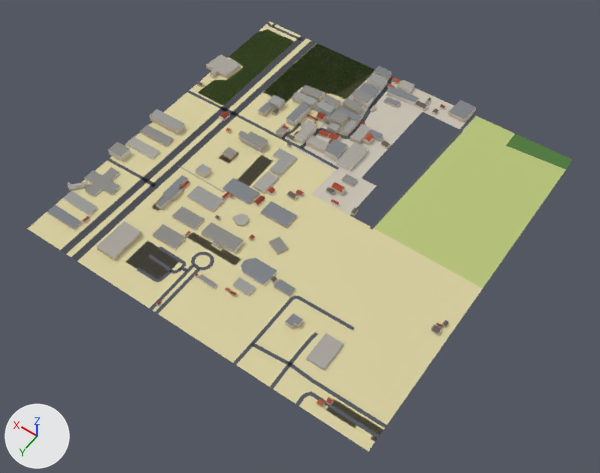
A saved change to the glTF model public/tiles/-3_2.lod0.glb.
Camera for both pictures: a 50 mm lens placed at (-397.0, 576.0, 805.0), pointed at (-16.0, 42.0, -35.0). Every picture has the same lights, and +X, +Y and +Z are marked at lower left. The older version comes first. Where no turn or scale is listed for an object, it has been applied to the vertices. Vertices at exactly the same position are counted once.

Objects in the first picture: 'buildings_roofs', 'buildings_walls', 'landuse', 'roads'.
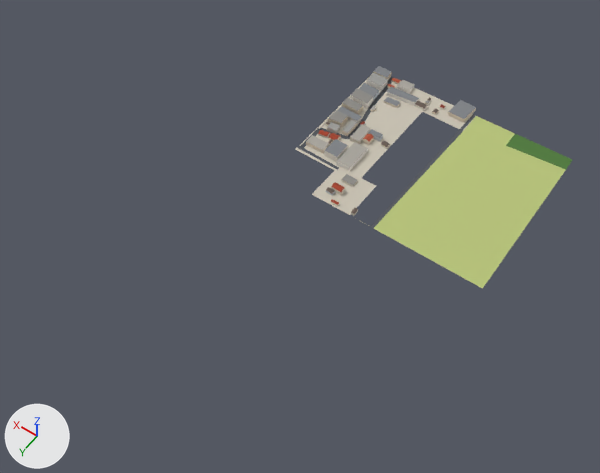
Where the newer file only moved an object's origin or applied its transform, the numbers keep the older frame.

What changed in the scene script:
```text
Change me_landuse:
    used by ob_landuse; location = (0.0, 0.0, 0.0)
    remove me_landuse.from_pydata(...)  # 90 vertices, 85 faces; spans x -250.0..250.0, y -250.0..250.0, z 0.0
    add me_landuse.from_pydata(...)  # 29 vertices, 35 faces; spans x -250.0..60.0, y -250.0..3.0, z 0.0
    me_landuse part 1: 7 loose pieces with 58 vertices, spanning x -250.0..250.0, y -234.0..237.0, z 0.0, are deleted
    me_landuse part 2
    9 vertices are removed from x -250.0..250.0, y -250.0..250.0, z 0.0
    27 faces are deleted
    1 vertex moves from x 76.0, y -171.0, z 0.0 to x 58.0, y -172.0, z 0.0
    6 vertices are added at (-4.0, -51.0, 0.0), (-250.0, 3.0, 0.0), (57.0, -250.0, 0.0), (32.0, -52.0, 0.0), (-10.0, 0.0, 0.0), (-65.0, 1.0, 0.0)
    21 new faces join them
Change me_roads:
    used by ob_roads; location = (1.0, 0.0, 0.0)
    verts and faces of me_roads; kept vertices keep their numbers, new ones are numbered from 239
    before: 125 (54.0, -56.0, 0.0) at pixel (299, 148), 127 (54.0, -61.0, 0.0) at pixel (301, 146), 128 (85.0, -56.0, 0.0) at pixel (281, 139), 129 (85.0, -60.0, 0.0) at pixel (283, 137), 130 (97.0, -56.0, 0.0) at pixel (274, 135)
    before: 131 (97.0, -60.0, 0.0) at pixel (276, 133), 132 (167.0, -56.0, 0.0) at pixel (233, 114), 133 (167.0, -61.0, 0.0) at pixel (235, 112)
    remove me_roads.from_pydata(...)  # 239 vertices, 180 faces; spans x -251.0..251.0, y -250.0..250.0, z 0.0
    add me_roads.from_pydata(...)  # 40 vertices, 30 faces; spans x -107.0..59.0, y -250.0..1.0, z 0.0
    me_roads part 3: 24 loose pieces with 195 vertices, spanning x -251.0..251.0, y -250.0..250.0, z 0.0, are deleted
    me_roads part 4
    add delete_vertices([*range(128, 134)])  # with the faces that use them
    add verts[239] = (59.0, -56.0, 0.0)  # pixel (297, 147)
    add verts[240] = (59.0, -61.0, 0.0)  # pixel (299, 145)
    add faces += [(125, 127, 239), (127, 240, 239)]
    other edits to the shape of me_roads do not show in these pictures
Change me_buildings_walls:
    used by ob_buildings_walls; location = (9.0, -9.0, 5.0)
    remove me_buildings_walls.from_pydata(...)  # 1095 vertices, 1096 faces; spans x -251.0..251.0, y -251.0..251.0, z -5.0..5.0
    add me_buildings_walls.from_pydata(...)  # 353 vertices, 354 faces; spans x -110.0..44.0, y -251.0..8.0, z -5.0..5.0
    me_buildings_walls part 5: 72 loose pieces with 742 vertices, spanning x -251.0..251.0, y -157.0..251.0, z -5.0..5.0, are deleted
Change me_buildings_roofs:
    used by ob_buildings_roofs; location = (9.0, -9.0, 6.0)
    remove me_buildings_roofs.from_pydata(...)  # 598 vertices, 378 faces; spans x -251.0..251.0, y -251.0..251.0, z -3.0..3.0
    add me_buildings_roofs.from_pydata(...)  # 194 vertices, 118 faces; spans x -110.0..44.0, y -251.0..8.0, z -3.0..3.0
    me_buildings_roofs part 6: 72 loose pieces with 404 vertices, spanning x -251.0..251.0, y -157.0..251.0, z -3.0..3.0, are deleted
```

Changed parts and their boxes [x1, y1, x2, y2] in the pictures (600 x 473 px; the box of a moved part takes in the faces that stretch with it):
'landuse', reshaped (49% narrower, 50% shorter)
    before: [27, 22, 572, 451]
    after: [295, 74, 572, 289]
'buildings_roofs', reshaped (60% narrower, 58% shorter)
    before: [47, 55, 476, 406]
    after: [306, 66, 476, 214]
'roads', reshaped (57% narrower, 63% shorter)
    before: [61, 23, 476, 438]
    after: [297, 77, 476, 228]
'buildings_walls', reshaped (60% narrower, 58% shorter)
    before: [47, 65, 476, 408]
    after: [306, 71, 476, 216]
part 1 of me_landuse, deleted
    before: [126, 29, 382, 441]
part 2 of me_landuse, moved or reshaped
    before: [27, 22, 485, 451]
    after: [300, 74, 485, 289]
part 3 of me_roads, deleted
    before: [61, 23, 387, 438]
part 4 of me_roads, cut back
    before: [234, 113, 300, 149]
part 5 of me_buildings_walls, deleted
    before: [47, 65, 449, 408]
part 6 of me_buildings_roofs, deleted
    before: [47, 55, 449, 406]
